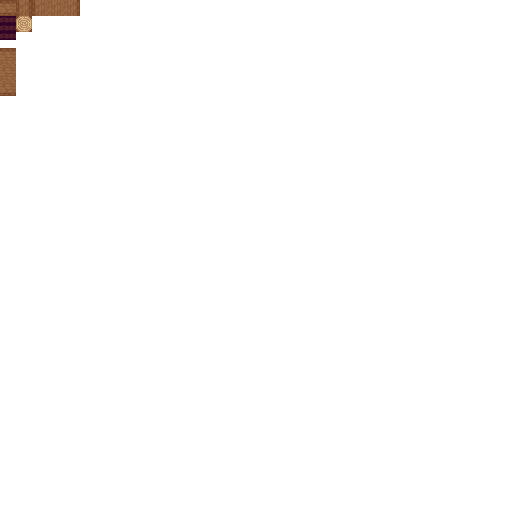
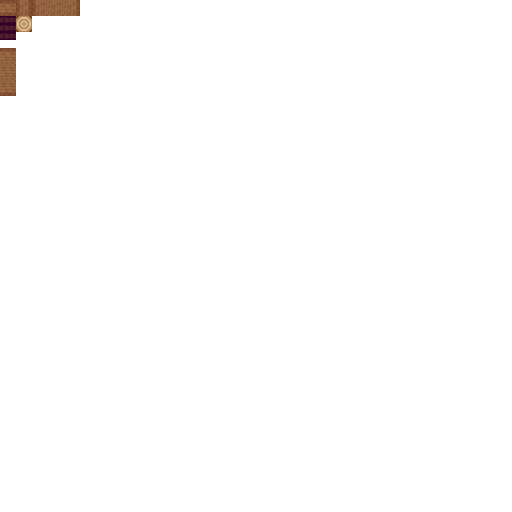
The second 512 × 512 image is a revision of the first. Changes to its layers:
pixels changed over [17, 17, 31, 31] (layer not identified)
